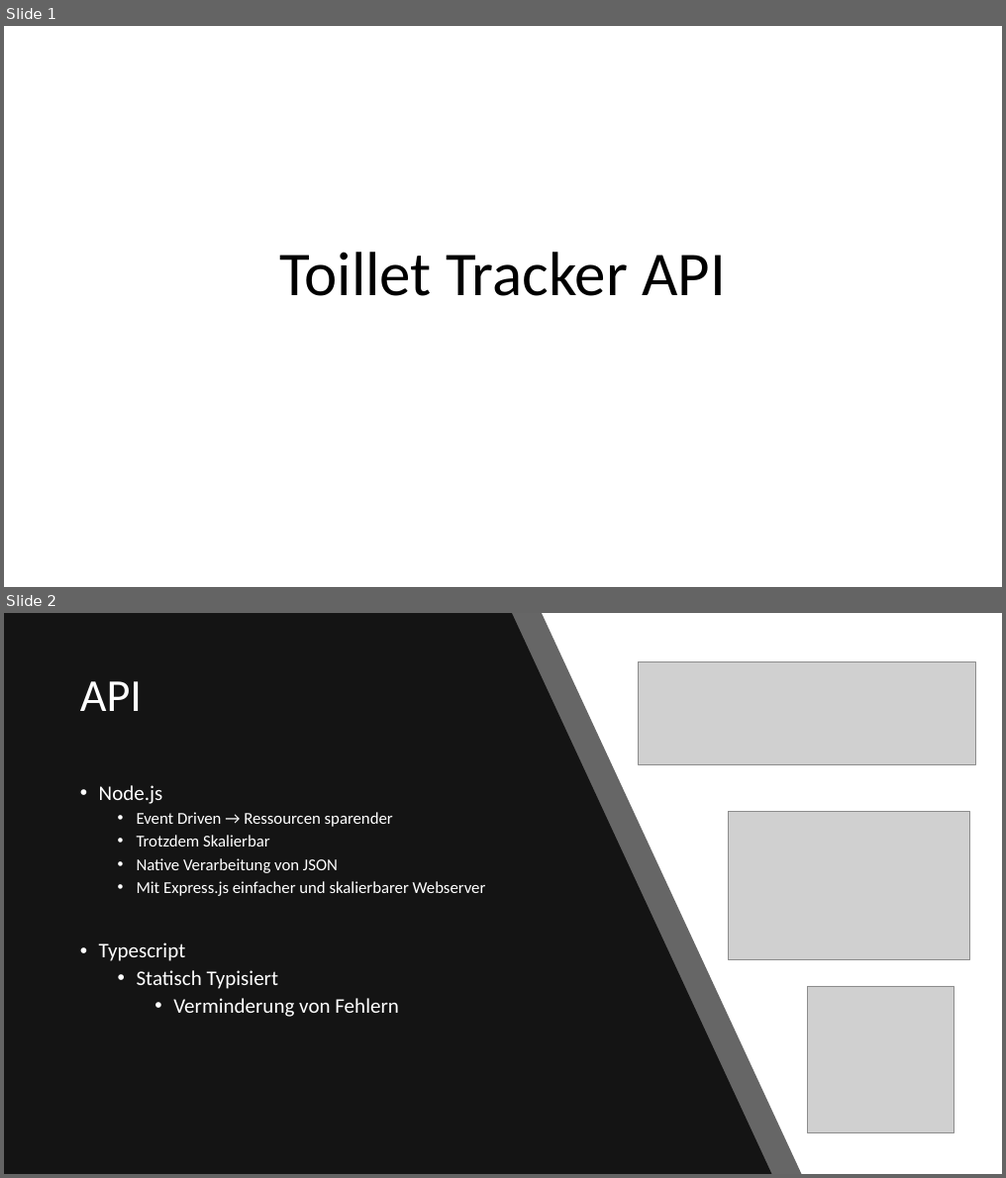
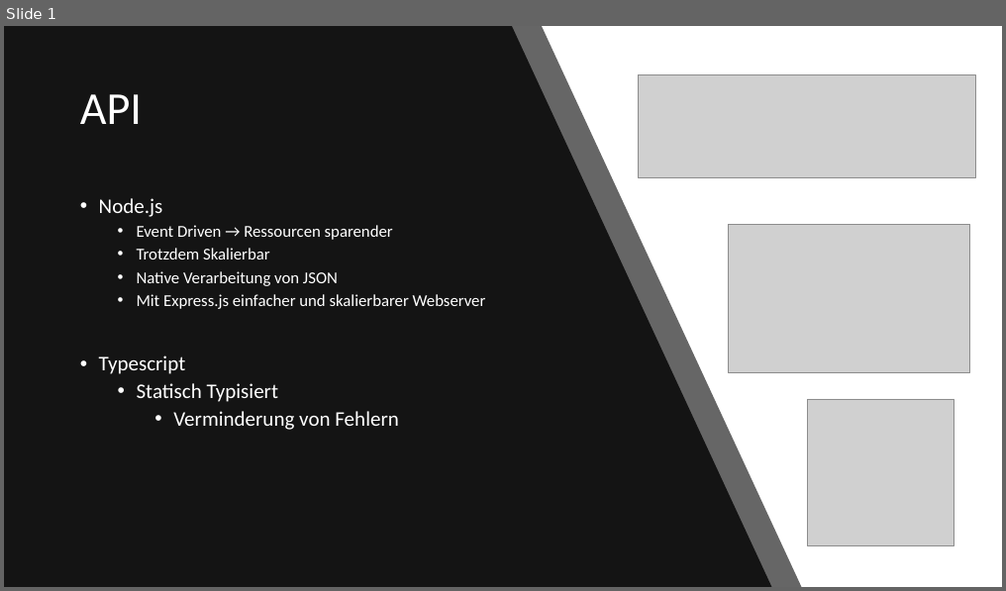
Before and after one commit to ChitterDev/Chitter, a slide deck: Presentation_API/Toillet Tracker API.pptx. Shown one above the other, each under a label of ours: slides 1 and 2 before the commit, slide 1 after it. The pictures are 1006x1178 and 1006x591 pixels, drawn with LibreOffice and Linux fonts; fonts in the diff are those of the drawing; grey boxes stand for pictures. Boxes give left, top, right and bottom in pixels: in the first picture for what was removed or moved away, otherwise in the second. Text is boxed around its words. In the diff, an @@ line names an element or a change of style, - is before the commit and + after.

```diff
--- a/Presentation_API/Toillet Tracker API.pptx
+++ b/Presentation_API/Toillet Tracker API.pptx
@@ slide 1 removed at [4, 26, 1002, 587], background #FFFFFF @@
@@ title removed at [279, 252, 726, 296] @@
-Toillet Tracker API
@@ what was slide 2 is now slide 1 @@
```
Also in this commit, not shown: 1 slide added.
